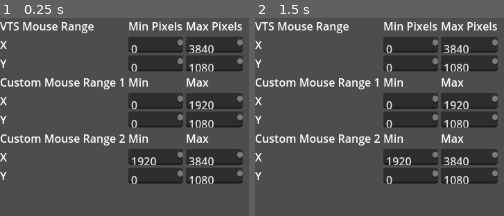
Above: before the commit, frames 1-2 (left to right).
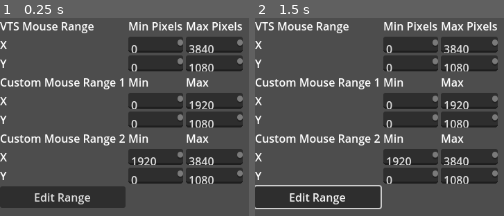
Above: after the commit, the same moments.

Repository: ChakriLazuli/VTS_MouseMapping
Game: Godot game, scene res://Scenes/Main.tscn
Same seed, same stepped clock (60 frames per second), same inputs: the game is played once before the commit and once after it.
Inputs (mouse positions are in pixels of both pictures, inside the frame that each line leads up to):
- Up to frame 1 (0.25 s): no input
- Up to frame 2 (1.5 s): click (317, 196) at 0.5 s, where only the run after the commit has a clickable "Edit Range"; click (317, 196) at 1.25 s, where only the run after the commit has a clickable "Edit Range"

The runs differ from the first frame. In frame 1, 5.1% of the frame differs, in the area x 0-51%, y 85-96%; in frame 2, 5.7%, in the area x 0-52%, y 84-97%.

Commit message:
Implement range selection window as pop up.

Diff:
--- a/Scenes/Main.tscn
+++ b/Scenes/Main.tscn
@@ -1,17 +1,14 @@
-[gd_scene load_steps=5 format=3 uid="uid://2f5anfnjeq05"]
+[gd_scene load_steps=6 format=3 uid="uid://2f5anfnjeq05"]
 
 [ext_resource type="Script" path="res://Scripts/Main.gd" id="1"]
 [ext_resource type="Script" path="res://Scripts/SocketHelper.gd" id="2"]
 [ext_resource type="Script" path="res://Scripts/VTSAPIMessageConstructor.gd" id="3"]
 [ext_resource type="Script" path="res://Scripts/ConfigHelper.gd" id="4"]
+[ext_resource type="PackedScene" uid="uid://1nk5g41svbu4" path="res://Scenes/RangeEditWindow.tscn" id="5_l4ts5"]
 
 [node name="Control" type="Control"]
 layout_mode = 3
-anchors_preset = 15
-anchor_right = 1.0
-anchor_bottom = 1.0
-grow_horizontal = 2
-grow_vertical = 2
+anchors_preset = 0
 script = ExtResource("1")
 
 [node name="SocketHelper" type="Node" parent="."]
@@ -142,3 +139,13 @@
 layout_mode = 2
 text = "1080
 "
+
+[node name="EditRangeButton" type="Button" parent="CanvasLayer/GridContainer"]
+layout_mode = 2
+text = "Edit Range"
+
+[node name="RangeEditWindow" parent="." instance=ExtResource("5_l4ts5")]
+visible = false
+
+[connection signal="pressed" from="CanvasLayer/GridContainer/EditRangeButton" to="." method="_on_edit_range_button_pressed"]
+[connection signal="range_submitted" from="RangeEditWindow" to="." method="_on_range_edit_window_range_submitted"]
--- /dev/null
+++ b/Scenes/RangeEditWindow.tscn
@@ -0,0 +1,98 @@
+[gd_scene load_steps=2 format=3 uid="uid://1nk5g41svbu4"]
+
+[ext_resource type="Script" path="res://Scripts/RangeEditWindow.gd" id="1_jrlkx"]
+
+[node name="RangeEditWindow" type="Window"]
+initial_position = 1
+size = Vector2i(500, 300)
+exclusive = true
+script = ExtResource("1_jrlkx")
+
+[node name="VSplitContainer" type="VSplitContainer" parent="."]
+anchors_preset = 8
+anchor_left = 0.5
+anchor_top = 0.5
+anchor_right = 0.5
+anchor_bottom = 0.5
+offset_left = -176.5
+offset_top = -107.5
+offset_right = 176.5
+offset_bottom = 107.5
+grow_horizontal = 2
+grow_vertical = 2
+
+[node name="Label" type="Label" parent="VSplitContainer"]
+custom_minimum_size = Vector2(400, 40)
+layout_mode = 2
+text = "Resize this window or set mouse range directly.
+The window size reflects the chosen range."
+autowrap_mode = 2
+
+[node name="GridContainer" type="GridContainer" parent="VSplitContainer"]
+layout_mode = 2
+columns = 3
+
+[node name="LabelMain" type="Label" parent="VSplitContainer/GridContainer"]
+layout_mode = 2
+text = "Mouse Range"
+
+[node name="LabelMin" type="Label" parent="VSplitContainer/GridContainer"]
+layout_mode = 2
+text = "Range Start"
+
+[node name="LabelMax" type="Label" parent="VSplitContainer/GridContainer"]
+layout_mode = 2
+text = "Range End
+"
+
+[node name="LabelX" type="Label" parent="VSplitContainer/GridContainer"]
+layout_mode = 2
+text = "X"
+
+[node name="MinX" type="SpinBox" parent="VSplitContainer/GridContainer"]
+layout_mode = 2
+max_value = 100000.0
+rounded = true
+
+[node name="MaxX" type="SpinBox" parent="VSplitContainer/GridContainer"]
+layout_mode = 2
+max_value = 100000.0
+value = 1920.0
+rounded = true
+
+[node name="LabelY" type="Label" parent="VSplitContainer/GridContainer"]
+layout_mode = 2
+text = "Y"
+
+[node name="MinY" type="SpinBox" parent="VSplitContainer/GridContainer"]
+layout_mode = 2
+max_value = 100000.0
+rounded = true
+
+[node name="MaxY" type="SpinBox" parent="VSplitContainer/GridContainer"]
+layout_mode = 2
+max_value = 100000.0
+value = 1080.0
+rounded = true
+
+[node name="FullScreen" type="Button" parent="VSplitContainer/GridContainer"]
+layout_mode = 2
+text = "Toggle Full Screen
+"
+
+[node name="SubmitRange" type="Button" parent="VSplitContainer/GridContainer"]
+layout_mode = 2
+text = "Submit Range"
+
+[node name="Cancel" type="Button" parent="VSplitContainer/GridContainer"]
+layout_mode = 2
+text = "Cancel"
+
+[connection signal="close_requested" from="." to="." method="_on_close_requested"]
+[connection signal="value_changed" from="VSplitContainer/GridContainer/MinX" to="." method="_on_min_x_value_changed"]
+[connection signal="value_changed" from="VSplitContainer/GridContainer/MaxX" to="." method="_on_max_x_value_changed"]
+[connection signal="value_changed" from="VSplitContainer/GridContainer/MinY" to="." method="_on_min_y_value_changed"]
+[connection signal="value_changed" from="VSplitContainer/GridContainer/MaxY" to="." method="_on_max_y_value_changed"]
+[connection signal="pressed" from="VSplitContainer/GridContainer/FullScreen" to="." method="_on_full_screen_pressed"]
+[connection signal="pressed" from="VSplitContainer/GridContainer/SubmitRange" to="." method="_on_submit_range_pressed"]
+[connection signal="pressed" from="VSplitContainer/GridContainer/Cancel" to="." method="_on_cancel_pressed"]
--- a/Scripts/Main.gd
+++ b/Scripts/Main.gd
@@ -1,9 +1,12 @@
-extends Node
+extends Control
 
 # The URL we will connect to
 @onready var socket_helper: SocketHelper = $SocketHelper
 @onready var message_constructor: TVTSAPIMessageConstructor = $TVTSAPIMessageConstructor
 @onready var config_helper: ConfigHelper = $ConfigHelper
+
+@onready var range_window: RangeEditWindow = $RangeEditWindow
+@onready var range_edit_button: Button = $CanvasLayer/GridContainer/EditRangeButton
 
 #Placeholder UI
 @onready var vts_min_x: TextEdit = $CanvasLayer/GridContainer/VTSMinX
@@ -28,15 +31,24 @@
 const PARAMETER_NAME_KEY = "name"
 const PARAMETER_VALUE_KEY = "value"
 
+var _range_index = 0
+
+var _do_process_network = false
+
 func _ready():
-	set_process(false)
 	socket_helper.connect("connected", Callable(self, "_connected"))
 	socket_helper.connect("disconnected", Callable(self, "_closed"))
 	socket_helper.connect("response_received_json", Callable(self, "_on_response_message"))
 	socket_helper.connect_to_websocket(config_helper.get_ws_url())
 
+	get_viewport().gui_embed_subwindows = false
+
+#Runtime loop
+func _process(delta):
+	_request_mouse_values()
+
 func _closed():
-	set_process(false)
+	_do_process_network = false
 
 func _connected():
 	if (config_helper.has_authentication_token()):
@@ -82,7 +94,7 @@
 		_on_vts_ready()
 
 func _on_vts_ready():
-	set_process(true)
+	_do_process_network = true
 
 #Response mapping
 func _on_response_message(message: Dictionary):
@@ -104,11 +116,9 @@
 func _on_api_error(data: Dictionary):
 	print("Error connecting to API: ", data["message"])
 
-#Runtime loop
-func _process(delta):
-	_request_mouse_values()
-
 func _request_mouse_values():
+	if !_do_process_network:
+		return
 	socket_helper.send_to_websocket_dictionary(message_constructor.get_get_parameter_value_request(MOUSE_X_PARAMETER))
 	socket_helper.send_to_websocket_dictionary(message_constructor.get_get_parameter_value_request(MOUSE_Y_PARAMETER))
 
@@ -141,3 +151,13 @@
 		return false
 	socket_helper.send_to_websocket_dictionary(message_constructor.get_set_parameter_value_request(name, result))
 	return true
+
+
+func _on_range_edit_window_range_submitted():
+	var range_window_position = range_window.position
+	var range_window_end_position = range_window_position + range_window.size
+	print("Mouse X range: {}, {} | Mouse Y range: {}, {}".format([range_window_position.x, range_window_end_position.x, range_window_position.y, range_window_end_position.y], "{}"))
+
+
+func _on_edit_range_button_pressed():
+	range_window.popup()
--- /dev/null
+++ b/Scripts/RangeEditWindow.gd
@@ -0,0 +1,82 @@
+class_name RangeEditWindow
+extends Window
+
+signal range_submitted
+
+const MIN_SIZE: int = 300
+
+@onready var min_x = $VSplitContainer/GridContainer/MinX
+@onready var min_y = $VSplitContainer/GridContainer/MinY
+@onready var max_x = $VSplitContainer/GridContainer/MaxX
+@onready var max_y = $VSplitContainer/GridContainer/MaxY
+
+# Called when the node enters the scene tree for the first time.
+func _ready():
+	pass
+
+func _process(delta):
+	if visible:
+		_refresh_size_ui()
+
+func _refresh_size_ui():
+	min_x.value = position.x
+	min_y.value = position.y
+	max_x.value = position.x + size.x
+	max_y.value = position.y + size.y
+
+func _on_full_screen_pressed():
+	if is_fullscreen():
+		_set_windowed()
+	else:
+		_set_fullscreen()
+
+func is_fullscreen() -> bool:
+	return mode == Window.MODE_EXCLUSIVE_FULLSCREEN || mode == Window.MODE_FULLSCREEN
+
+func _set_windowed():
+	if is_fullscreen():
+		mode = Window.MODE_WINDOWED
+
+func _set_fullscreen():
+	mode = Window.MODE_EXCLUSIVE_FULLSCREEN
+	#Use Exclusive to prevent 1 pixel size margin
+	#Cannot be popup window, as that breaks the full screen transition
+
+func _on_min_x_value_changed(value):
+	if is_fullscreen():
+		return
+	var diff = position.x - min_x.value
+	position.x -= diff
+	size.x += diff
+
+
+func _on_max_x_value_changed(value):
+	if is_fullscreen():
+		return
+	var diff = position.x + size.x - max_x.value
+	size.x -= diff
+
+
+func _on_min_y_value_changed(value):
+	if is_fullscreen():
+		return
+	var diff = position.y - min_y.value
+	position.y -= diff
+	size.y += diff
+
+
+func _on_max_y_value_changed(value):
+	if is_fullscreen():
+		return
+	var diff = position.y + size.y - max_y.value
+	size.y -= diff
+
+func _on_submit_range_pressed():
+	hide()
+	range_submitted.emit()
+
+func _on_close_requested():
+	_on_cancel_pressed()
+
+func _on_cancel_pressed():
+	hide()
--- a/project.godot
+++ b/project.godot
@@ -12,7 +12,7 @@
 
 config/name="VTS_MouseMapping"
 run/main_scene="res://Scenes/Main.tscn"
-config/features=PackedStringArray("4.2", "C#")
+config/features=PackedStringArray("4.2")
 config/icon="res://icon.png"
 
 [dotnet]
